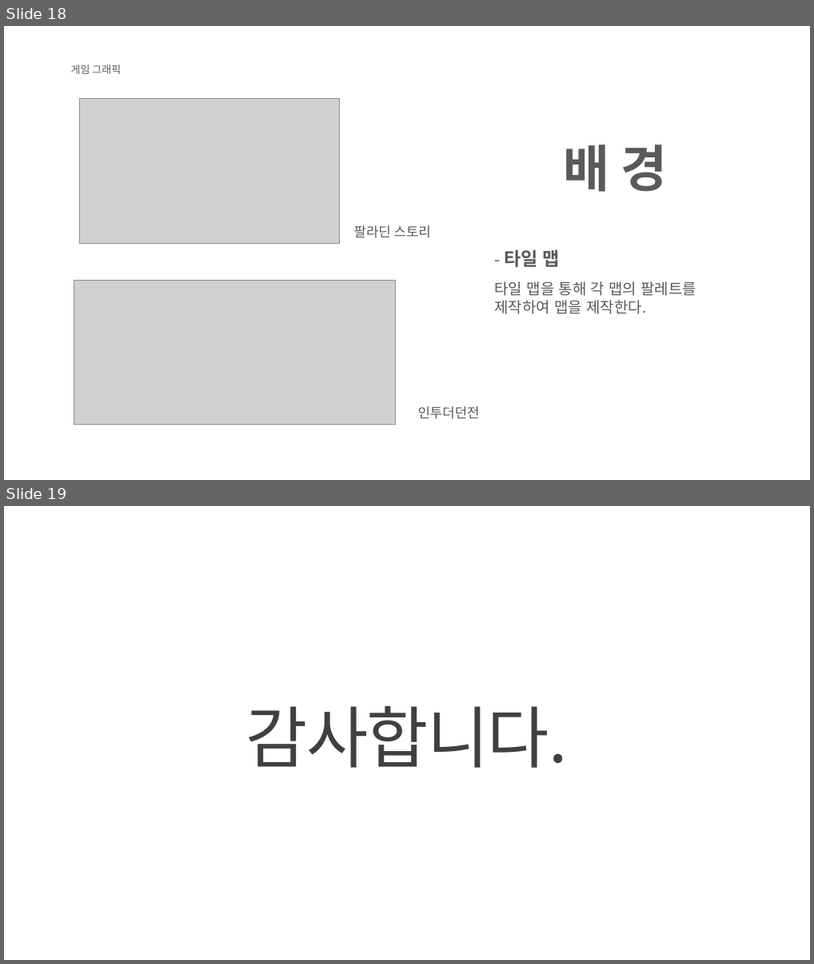
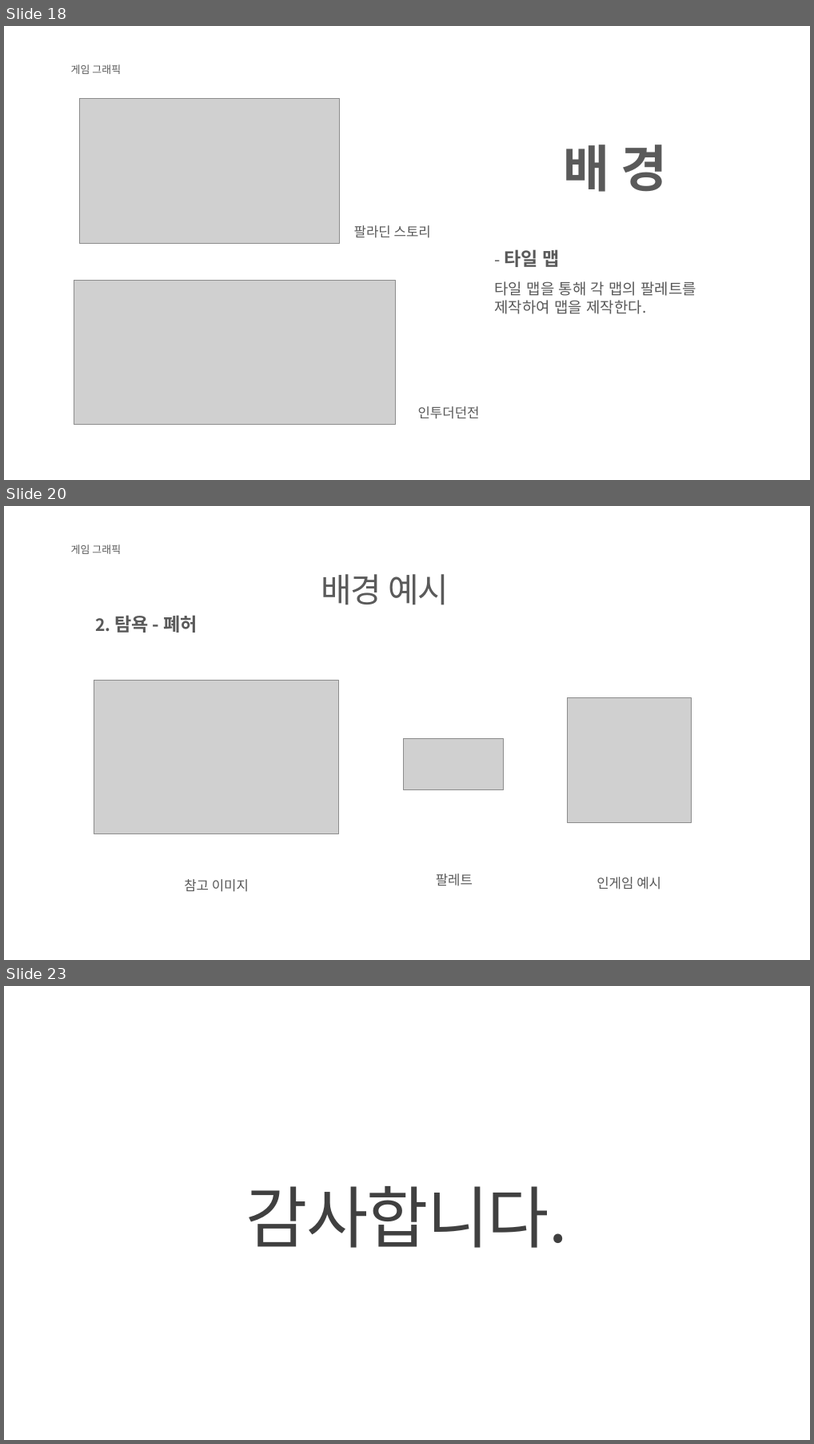
Before and after one commit to KJGoody/Daemonis, a slide deck: Deamonis(데모니스) 기획서/Daemonis PPT.pptx. Shown one above the other, each under a label of ours: slides 18 and 19 before the commit, slides 18, 20 and 23 after it; the slides between them are not shown. The pictures are 814x964 and 814x1444 pixels, drawn with LibreOffice and Linux fonts; fonts in the diff are those of the drawing; grey boxes stand for pictures; background and template pictures are left out. Boxes give left, top, right and bottom in pixels: in the first picture for what was removed or moved away, otherwise in the second. Text is boxed around its words. In the diff, an @@ line names an element or a change of style, - is before the commit and + after.

```diff
--- a/Deamonis(데모니스) 기획서/Daemonis PPT.pptx
+++ b/Deamonis(데모니스) 기획서/Daemonis PPT.pptx
@@ slide 20 added at bbox=[4, 506, 810, 960], background picture (left out) @@
@@ text added at bbox=[71, 544, 121, 554], 12.3 pt, text #595959 @@
+게임 그래픽
@@ text added at bbox=[322, 574, 448, 605], 40 pt, text #5A5A5A @@
+배경 예시
@@ text added at bbox=[95, 615, 198, 632], 22 pt, text #595959, bold @@
+2. 탐욕 - 폐허
@@ picture added at bbox=[94, 680, 338, 834] @@
@@ picture added at bbox=[567, 698, 691, 822] @@
@@ picture added at bbox=[404, 738, 504, 789] @@
@@ text added at bbox=[184, 879, 249, 892], 16 pt, text #595959 @@
+참고 이미지
@@ text added at bbox=[436, 873, 473, 885], 16 pt, text #595959 @@
+팔레트
@@ text added at bbox=[597, 876, 662, 889], 16 pt, text #595959 @@
+인게임 예시
@@ what was slide 19 is now slide 23 @@
```
Also in this commit, not shown: 4 slides changed, 3 other slides added.
